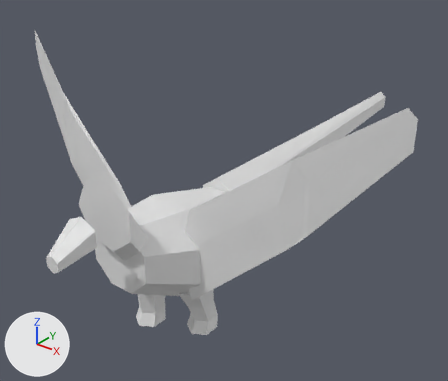
The OBJ model data/animals/andorinha/walk/1.obj: old version first, new version second.
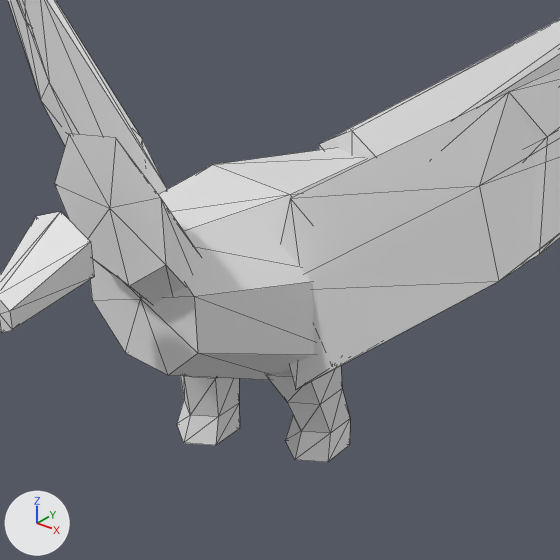
Each version is shown whole from a 50 mm lens placed at (0.543, -0.56, 0.603), pointed at (-0.024, 0.149, 0.163), then close up on the part from 12% to 71% of the width and 31% to 100% of the height. The lights are fixed; the arrows at lower left show +X, +Y and +Z. The older version's two pictures come first. The close-ups show mesh edges as thin lines. Where no turn or scale is listed for an object, it has been applied to the vertices.

Script lines for the objects in view, before the commit:
```python
me_andorinha_walk_1 = bpy.data.meshes.new('andorinha_walk_1')
me_andorinha_walk_1.from_pydata(...)  # 156 vertices, 280 faces; spans x -0.323..0.321, y -0.204..0.586, z 0.0..0.402
ob_andorinha_walk_1 = bpy.data.objects.new('andorinha_walk_1', me_andorinha_walk_1)
ob_andorinha_walk_1.location = (0.0, 0.0, 0.0)
```
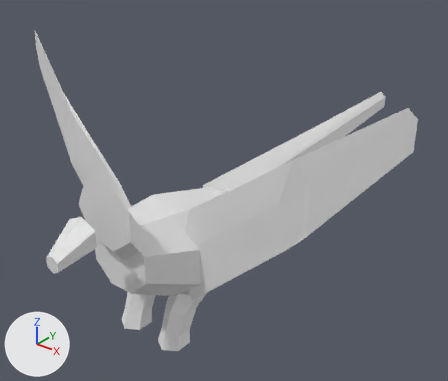
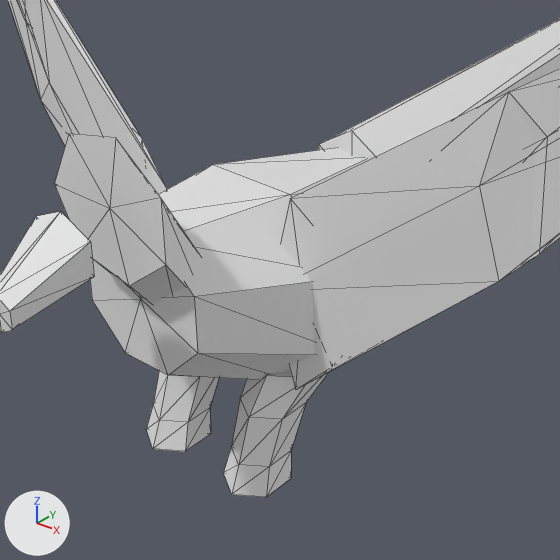
The newer file is also turned or shifted as a whole; pictures and numbers use the older file's frame.

The change, as a list of edits to the scene's bpy script:
```text
Change me_andorinha_walk_1:
    used by ob_andorinha_walk_1; location = (0.0, 0.0, 0.0)
    remove me_andorinha_walk_1.from_pydata(...)  # 156 vertices, 280 faces; spans x -0.323..0.321, y -0.204..0.586, z 0.0..0.402
    add me_andorinha_walk_1.from_pydata(...)  # 156 vertices, 280 faces; spans x -0.323..0.321, y -0.204..0.586, z 0.013..0.402
    me_andorinha_walk_1 part 1: all 13 vertices in x 0.018..0.058, y -0.007..0.045, z 0.002..0.022 are moved by (0.0, -0.063, 0.011)
    me_andorinha_walk_1 part 2: all 6 vertices in x 0.019..0.057, y -0.013..0.036, z 0.055 are moved by (0.0, -0.038, 0.01)
    me_andorinha_walk_1 part 3: all 13 vertices in x -0.058..-0.018, y -0.041..0.011, z 0.0..0.02 are moved by (0.0, -0.029, 0.013)
    me_andorinha_walk_1 part 4: all 6 vertices in x -0.057..-0.019, y -0.036..0.013, z 0.055 are moved by (0.0, -0.015, 0.01)
```

Location of each change, (x1, y1, x2, y2) in pixels of the close-ups (560 x 560 px; the box of a moved part takes in the faces that stretch with it):
'andorinha_walk_1', reshaped: before (0, 0, 560, 462); after (0, 0, 560, 497)
part 1 of me_andorinha_walk_1, moved or reshaped: before (286, 415, 350, 462); after (224, 446, 291, 497)
part 2 of me_andorinha_walk_1, moved or reshaped: before (267, 366, 350, 433); after (232, 372, 329, 467)
part 3 of me_andorinha_walk_1, moved or reshaped: before (177, 400, 240, 445); after (146, 404, 211, 451)
part 4 of me_andorinha_walk_1, moved or reshaped: before (180, 376, 239, 417); after (154, 371, 219, 422)
